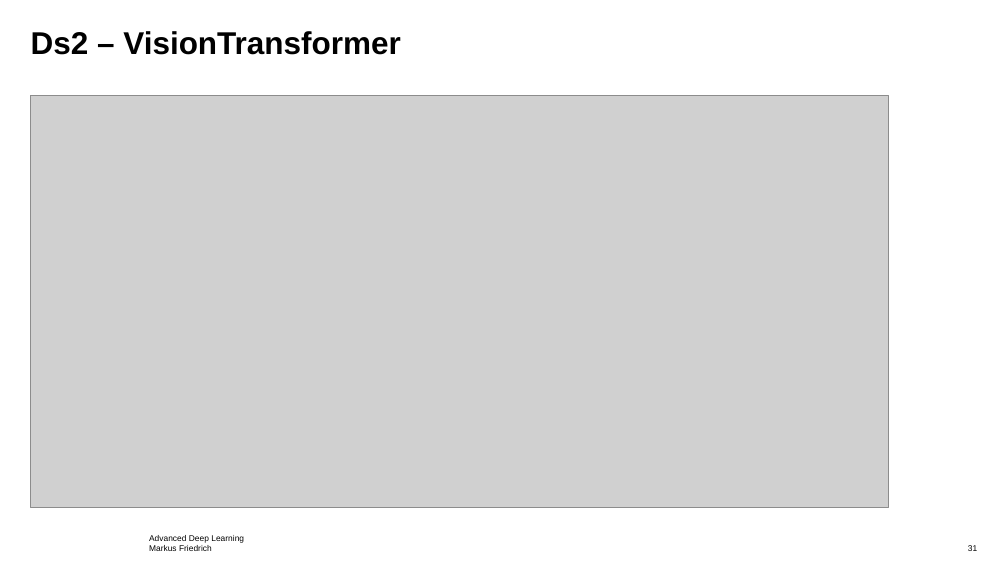
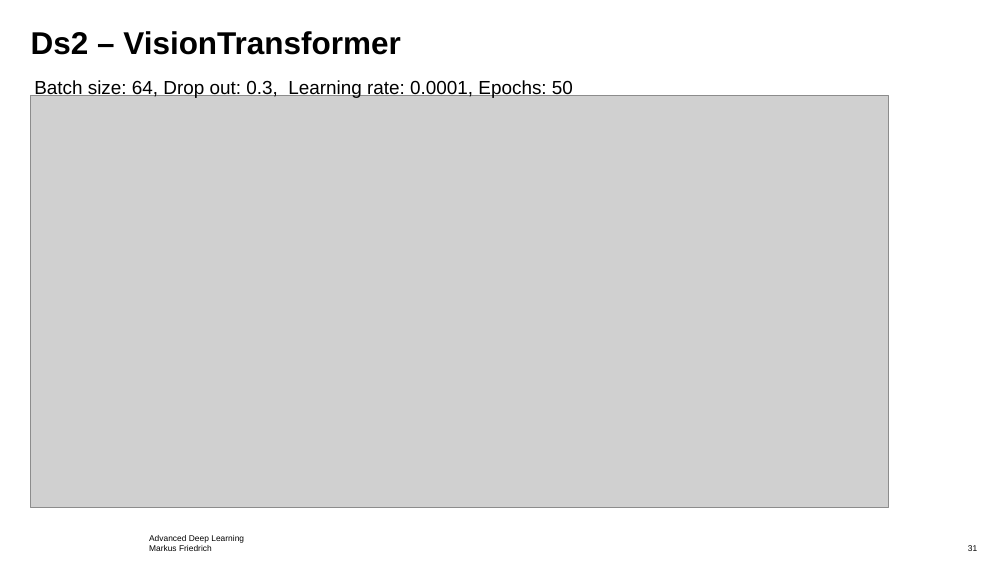
Before and after one commit to ChiaraPerocco/ADL-Project, a slide deck: slide 31 of Presentation/pres.pptx. Drawn at 1008x567 pixels with LibreOffice and Linux fonts; fonts in the diff are those of the drawing; grey boxes stand for pictures; background and template pictures are left out. Boxes give left, top, right and bottom in pixels: in the first picture for what was removed or moved away, otherwise in the second. Text is boxed around its words. In the diff, an @@ line names an element or a change of style, - is before the commit and + after.

```diff
--- a/Presentation/pres.pptx
+++ b/Presentation/pres.pptx
@@ text added at box(34, 80, 573, 98), 18 pt, text #000000 @@
+Batch size: 64, Drop out: 0.3, Learning rate: 0.0001, Epochs: 50
```
Also in this commit, not shown: 4 other slides changed.
